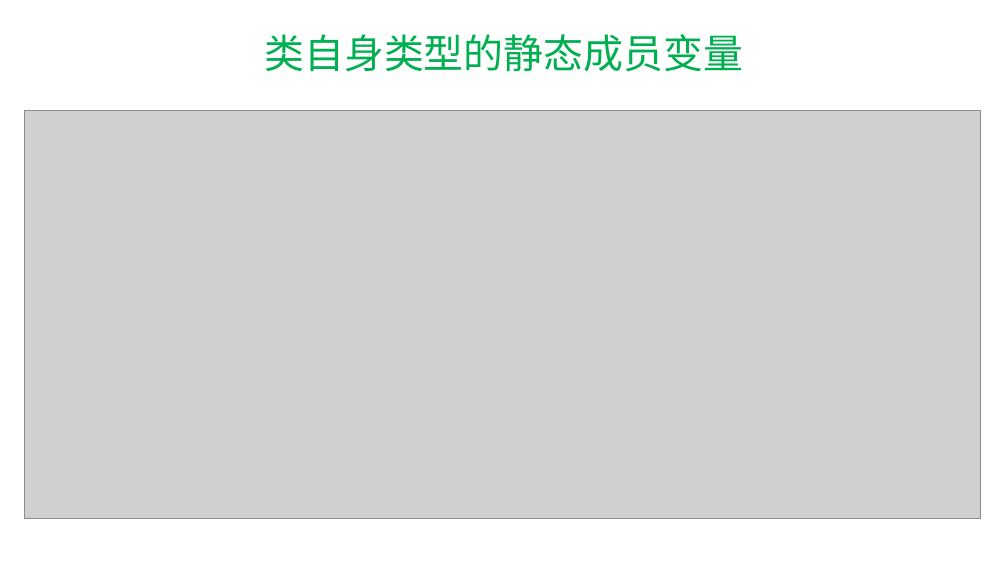
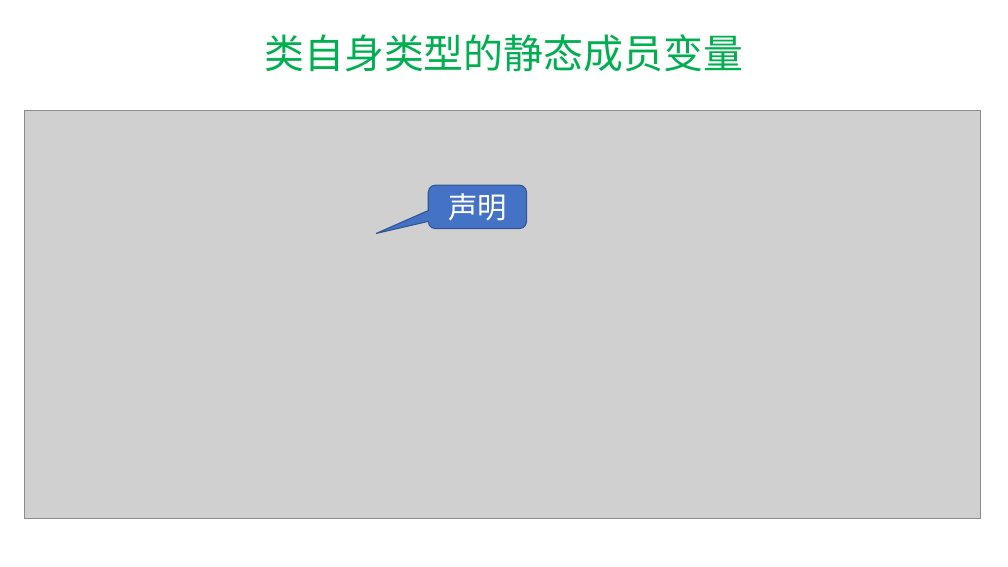
Before and after one commit to hwdong-net/cplusplus17, a slide deck: slide 79 of ppt/第7章 类和对象.pptx (slide 88 before the commit). Drawn at 1008x567 pixels with LibreOffice and Linux fonts; fonts in the diff are those of the drawing; grey boxes stand for pictures. Boxes give left, top, right and bottom in pixels: in the first picture for what was removed or moved away, otherwise in the second. Text is boxed around its words. In the diff, an @@ line names an element or a change of style, - is before the commit and + after.

```diff
--- a/ppt/第7章 类和对象.pptx
+++ b/ppt/第7章 类和对象.pptx
@@ rounded speech box added at <box>429,185,527,229</box>, fill #4472C4, outline #325491 1 pt, 28 pt, text #FFFFFF @@
+声明
```
Also in this commit, not shown: 10 other slides changed, 4 slides added, 15 slides removed.
